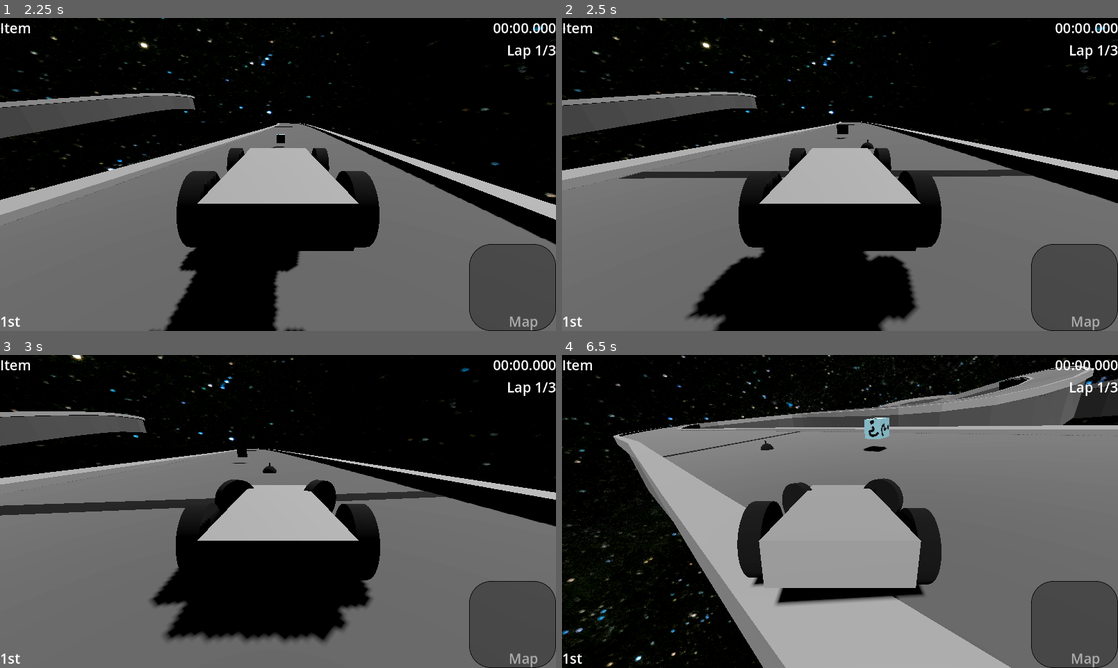
Above: before the commit, frames 1-4 (two rows, left to right).
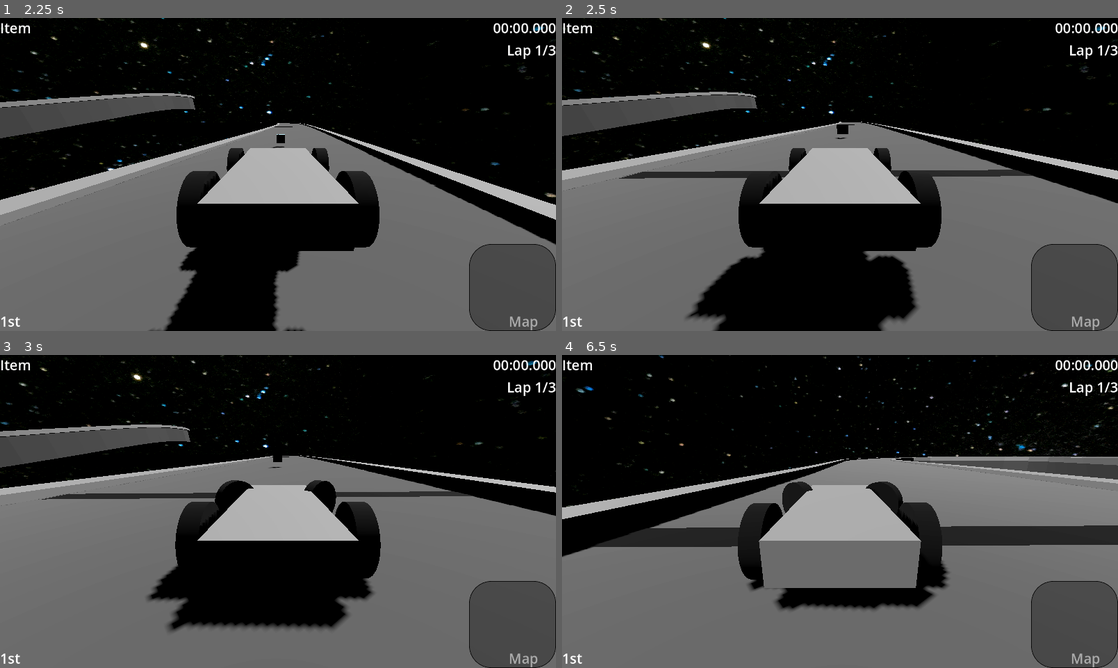
Above: after the commit, the same moments.

Repository: worcestertechnicalhighschool/kart-racer-origin
Game: Godot game, scene res://scenes/ui_scenes/menus/title_screen.tscn
Two runs of this game, one before a commit and one after it. Both use one fixed random seed, a clock stepped at 60 frames per second and the inputs below.
Inputs:
- Up to frame 1 (2.25 s): click "Single Player" at 0.5 s; click "Single Player" at 1.25 s; click "curve_test" at 2 s
- Up to frame 2 (2.5 s): no input
- Up to frame 3 (3 s): hold D (right) from 2.78 s (still down); hold Shift (drift) from 2.78 s (still down)
- Up to frame 4 (6.5 s): release D (right) at 3.53 s; release Shift (drift) at 3.53 s; hold S (backward) 3.53-4.28 s; tap Shift (drift) at 3.6, 5.1 s; hold D (right) 4.28-5.03 s; hold Shift (drift) 4.28-5.03 s; hold W (forward) 5.03-5.78 s; hold A (left) from 5.78 s (still down); hold Shift (drift) from 5.78 s (still down)

Frame 1 is identical in both runs. In frame 2, less than 0.1% of the frame differs, in the area x 53-57%, y 38-42%; in frame 3, 12%; in frame 4, 51%, in the area x 0-100%, y 0-100%.

Commit message:
made the items rigid bodies

Diff:
--- a/scenes/object_scenes/bomb.tscn
+++ b/scenes/object_scenes/bomb.tscn
@@ -1,8 +1,6 @@
-[gd_scene load_steps=9 format=3 uid="uid://cpyib23l6r8wp"]
+[gd_scene load_steps=10 format=3 uid="uid://cpyib23l6r8wp"]
 
 [ext_resource type="Script" path="res://scripts/bomb.gd" id="1_f6s3l"]
-
-[sub_resource type="SphereShape3D" id="SphereShape3D_cp6ia"]
 
 [sub_resource type="SphereMesh" id="SphereMesh_so8qk"]
 
@@ -19,16 +17,15 @@
 [sub_resource type="StandardMaterial3D" id="StandardMaterial3D_04qsb"]
 albedo_color = Color(0, 0, 0, 1)
 
-[node name="bomb" type="Area3D"]
+[sub_resource type="SphereShape3D" id="SphereShape3D_cp6ia"]
+
+[sub_resource type="SphereShape3D" id="SphereShape3D_j1jhg"]
+
+[node name="bomb" type="RigidBody3D"]
 script = ExtResource("1_f6s3l")
-FUSE = 5
+FUSE = 10
 LINGER = 2
 ONE_USE = false
-
-[node name="CollisionShape3D" type="CollisionShape3D" parent="."]
-transform = Transform3D(5, 0, 0, 0, 5, 0, 0, 0, 5, 0, 0, 0)
-shape = SubResource("SphereShape3D_cp6ia")
-disabled = true
 
 [node name="Timer" type="Timer" parent="."]
 one_shot = true
@@ -51,5 +48,15 @@
 mesh = SubResource("CylinderMesh_3m2gw")
 surface_material_override/0 = SubResource("StandardMaterial3D_04qsb")
 
-[connection signal="body_entered" from="." to="." method="_on_body_entered"]
+[node name="Area3D" type="Area3D" parent="."]
+
+[node name="CollisionShape3D" type="CollisionShape3D" parent="Area3D"]
+transform = Transform3D(5, 0, 0, 0, 5, 0, 0, 0, 5, 0, 0, 0)
+shape = SubResource("SphereShape3D_cp6ia")
+disabled = true
+
+[node name="CollisionShape3D" type="CollisionShape3D" parent="."]
+shape = SubResource("SphereShape3D_j1jhg")
+
 [connection signal="timeout" from="Timer" to="." method="_on_timer_timeout"]
+[connection signal="body_entered" from="Area3D" to="." method="_on_area_3d_body_entered"]
--- a/scenes/object_scenes/shell.tscn
+++ b/scenes/object_scenes/shell.tscn
@@ -1,20 +1,18 @@
-[gd_scene load_steps=5 format=3 uid="uid://c7a4gqd1y421i"]
+[gd_scene load_steps=6 format=3 uid="uid://c7a4gqd1y421i"]
 
 [ext_resource type="Script" path="res://scripts/trip.gd" id="1_ed5h2"]
-
-[sub_resource type="CapsuleShape3D" id="CapsuleShape3D_u5vk4"]
 
 [sub_resource type="CapsuleMesh" id="CapsuleMesh_omqy3"]
 
 [sub_resource type="StandardMaterial3D" id="StandardMaterial3D_be2xb"]
 albedo_color = Color(0.112011, 0.455738, 0.0874185, 1)
 
-[node name="shell" type="Area3D"]
+[sub_resource type="CapsuleShape3D" id="CapsuleShape3D_u5vk4"]
+
+[sub_resource type="CapsuleShape3D" id="CapsuleShape3D_4xkdj"]
+
+[node name="shell" type="RigidBody3D"]
 script = ExtResource("1_ed5h2")
-
-[node name="CollisionShape3D" type="CollisionShape3D" parent="."]
-transform = Transform3D(1, 0, 0, 0, 0.5, 0, 0, 0, 1, 0, 0, 0)
-shape = SubResource("CapsuleShape3D_u5vk4")
 
 [node name="MeshInstance3D" type="MeshInstance3D" parent="."]
 transform = Transform3D(1, 0, 0, 0, 0.5, 0, 0, 0, 1, 0, 0, 0)
@@ -23,4 +21,14 @@
 
 [node name="Timer" type="Timer" parent="."]
 
-[connection signal="body_entered" from="." to="." method="_on_body_entered"]
+[node name="Area3D" type="Area3D" parent="."]
+
+[node name="CollisionShape3D" type="CollisionShape3D" parent="Area3D"]
+transform = Transform3D(1.1, 0, 0, 0, 0.5, 0, 0, 0, 1.1, 0, 0, 0)
+shape = SubResource("CapsuleShape3D_u5vk4")
+
+[node name="CollisionShape3D" type="CollisionShape3D" parent="."]
+transform = Transform3D(1, 0, 0, 0, 0.5, 0, 0, 0, 1, 0, 0, 0)
+shape = SubResource("CapsuleShape3D_4xkdj")
+
+[connection signal="body_entered" from="Area3D" to="." method="_on_area_3d_body_entered"]
--- a/scripts/bomb.gd
+++ b/scripts/bomb.gd
@@ -14,9 +14,13 @@
 func _on_timer_timeout() -> void:
 	if !exploded:
 		$BombMesh.visible = false
-		$CollisionShape3D.disabled = false
+		$CollisionShape3D.disabled = true
 		$Explosion.visible = true
+		$Area3D/CollisionShape3D.disabled = false
 		exploded = true
 		$Timer.start(LINGER)
+		axis_lock_linear_y = true
+		axis_lock_linear_x = true
+		axis_lock_linear_z = true
 	else:
 		queue_free()
--- a/scripts/car.gd
+++ b/scripts/car.gd
@@ -81,24 +81,7 @@
 	pause_listen()
 
 func _integrate_forces(_state: PhysicsDirectBodyState3D) -> void:
-	if drift:
-		linear_velocity.z = clamp(linear_velocity.z,old_velocity.z,old_velocity.z-10)
-		blwheel.wheel_friction_slip = 0
-		brwheel.wheel_friction_slip = 0
-		flwheel.wheel_friction_slip = 5.5
-		frwheel.wheel_friction_slip = 5.5
-		#rotation_degrees.x = clamp(rotation_degrees.x,-5,5)
-		#rotation_degrees.z = clamp(rotation_degrees.z,-5,5)
-
-
-
-
-		##When the car is drifting reduces the friction on the cars wheels
-		##Keeps the linear velocity at the same from the drifts start to end
-		##Checks if the direction your pressing is the same as the directions from the start of the drift
-		#if axis == -Input.get_axis("right","left"):
-			##Wide drift
-			#apply_central_force(Vector3(10*axis,0,10))
+	pass
 
 func pause_listen():
 	if Input.is_action_just_pressed("pause"):
--- a/scripts/trip.gd
+++ b/scripts/trip.gd
@@ -1,4 +1,4 @@
-extends Area3D
+extends RigidBody3D
 @export var ONE_USE = true
 var hit = false
 var cars_collided = []
@@ -11,14 +11,14 @@
 func _process(_delta: float) -> void:
 	$CollisionShape3D.disabled = hit
 
-func _on_body_entered(body: Node3D) -> void:
-	if body is VehicleBody3D or body is VehicleWheel3D or body not in cars_collided:
+func _on_area_3d_body_entered(body: Node3D) -> void:
+	if body is VehicleBody3D and body not in cars_collided:
 		cars_collided.append(body)
 		hit = true
 		body.linear_velocity.z = 0
 		body.linear_velocity.x = 0
 		body.linear_velocity.y += 10
-	if ONE_USE:
-		queue_free()
-	else:
-		pass
+		if ONE_USE:
+			queue_free()
+		else:
+			pass
